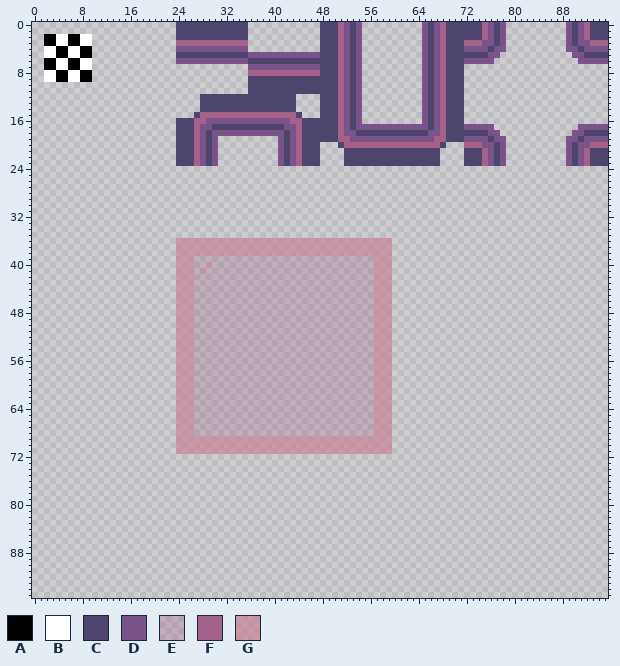
Sprite sheet: TowerOfDreams/tilesets/tFloor2BG/output_tileset.png. Above: the version before the commit.
The file is 96x96 pixels.
Palette (. is transparent): A #000000  B #ffffff  C #4d456d  D #795389  E #a4628a4b  F #a4628a  G #c87d92a5
Pixels before, first column x 2:
 0 ......................CCCCCCCCCCCC............CCCFDCD..........DCDFCCCCCCFDCD..........DCDFCCC
 1 ......................CCCCCCCCCCCC............CCCFDCD..........DCDFCCCCCCFDCD..........DCDFCCC
 2 AABBAABB..............CCCCCCCCCCCC............CCCFDCD..........DCDFCCCCCCFDCD..........DCDFCCC
 3 AABBAABB..............FFFFFFFFFFFF............CCCFDCD..........DCDFCCCFFFDDCD..........DCDDFFF
 4 BBAABBAA..............DDDDDDDDDDDD............CCCFDCD..........DCDFCCCDDDDCDD..........DDCDDDD
 5 BBAABBAA..............CCCCCCCCCCCCDDDDDDDDDDDDCCCFDCD..........DCDFCCCCCCCDD............DDCCCC
 6 AABBAABB..............DDDDDDDDDDDDCCCCCCCCCCCCCCCFDCD..........DCDFCCCDDDDD..............DDDDD
 7 AABBAABB..........................DDDDDDDDDDDDCCCFDCD..........DCDFCCC........................
 8 BBAABBAA..........................FFFFFFFFFFFFCCCFDCD..........DCDFCCC........................
 9 BBAABBAA..........................CCCCCCCCCCCCCCCFDCD..........DCDFCCC........................
10 ..................................CCCCCCCCCCCCCCCFDCD..........DCDFCCC........................
11 ..................................CCCCCCCCCCCCCCCFDCD..........DCDFCCC........................
12 ..........................CCCCCCCCCCCCCCCC....CCCFDCD..........DCDFCCC........................
13 ..........................CCCCCCCCCCCCCCCC....CCCFDCD..........DCDFCCC........................
14 ..........................CCCCCCCCCCCCCCCC....CCCFDCD..........DCDFCCC........................
15 .........................CFFFFFFFFFFFFFFFFC...CCCFDCD..........DCDFCCC........................
16 ......................CCCFFDDDDDDDDDDDDDDFFCCCCCCFDCD..........DCDFCCC........................
17 ......................CCCFDDCCCCCCCCCCCCDDFCCCCCCFDCDDDDDDDDDDDDCDFCCCDDDDD..............DDDDD
18 ......................CCCFDCDDDDDDDDDDDDCDFCCCCCCFDDCCCCCCCCCCCCDDFCCCCCCCDD............DDCCCC
19 ......................CCCFDCD..........DCDFCCCCCCFFDDDDDDDDDDDDDDFFCCCDDDDCDD..........DDCDDDD
20 ......................CCCFDCD..........DCDFCCC...CFFFFFFFFFFFFFFFFC...FFFDDCD..........DCDDFFF
21 ......................CCCFDCD..........DCDFCCC....CCCCCCCCCCCCCCCC....CCCFDCD..........DCDFCCC
22 ......................CCCFDCD..........DCDFCCC....CCCCCCCCCCCCCCCC....CCCFDCD..........DCDFCCC
23 ......................CCCFDCD..........DCDFCCC....CCCCCCCCCCCCCCCC....CCCFDCD..........DCDFCCC
24 ..............................................................................................
25 ..............................................................................................
26 ..............................................................................................
27 ..............................................................................................
28 ..............................................................................................
29 ..............................................................................................
30 ..............................................................................................
31 ..............................................................................................
32 ..............................................................................................
33 ..............................................................................................
34 ..............................................................................................
35 ..............................................................................................
36 ......................GGGGGGGGGGGGGGGGGGGGGGGGGGGGGGGGGGGG....................................
37 ......................GGGGGGGGGGGGGGGGGGGGGGGGGGGGGGGGGGGG....................................
38 ......................GGGGGGGGGGGGGGGGGGGGGGGGGGGGGGGGGGGG....................................
39 ......................GGGEEEEEEEEEEEEEEEEEEEEEEEEEEEEEEGGG....................................
40 ......................GGGEEGEEEEEEEEEEEEEEEEEEEEEEEEEEEGGG....................................
41 ......................GGGEGEEEEEEEEEEEEEEEEEEEEEEEEEEEEGGG....................................
42 ......................GGGEEEEEEEEEEEEEEEEEEEEEEEEEEEEEEGGG....................................
43 ......................GGGEEEEEEEEEEEEEEEEEEEEEEEEEEEEEEGGG....................................
44 ......................GGGEEEEEEEEEEEEEEEEEEEEEEEEEEEEEEGGG....................................
45 ......................GGGEEEEEEEEEEEEEEEEEEEEEEEEEEEEEEGGG....................................
46 ......................GGGEEEEEEEEEEEEEEEEEEEEEEEEEEEEEEGGG....................................
47 ......................GGGEEEEEEEEEEEEEEEEEEEEEEEEEEEEEEGGG....................................
48 ......................GGGEEEEEEEEEEEEEEEEEEEEEEEEEEEEEEGGG....................................
49 ......................GGGEEEEEEEEEEEEEEEEEEEEEEEEEEEEEEGGG....................................
50 ......................GGGEEEEEEEEEEEEEEEEEEEEEEEEEEEEEEGGG....................................
51 ......................GGGEEEEEEEEEEEEEEEEEEEEEEEEEEEEEEGGG....................................
52 ......................GGGEEEEEEEEEEEEEEEEEEEEEEEEEEEEEEGGG....................................
53 ......................GGGEEEEEEEEEEEEEEEEEEEEEEEEEEEEEEGGG....................................
54 ......................GGGEEEEEEEEEEEEEEEEEEEEEEEEEEEEEEGGG....................................
55 ......................GGGEEEEEEEEEEEEEEEEEEEEEEEEEEEEEEGGG....................................
56 ......................GGGEEEEEEEEEEEEEEEEEEEEEEEEEEEEEEGGG....................................
57 ......................GGGEEEEEEEEEEEEEEEEEEEEEEEEEEEEEEGGG....................................
58 ......................GGGEEEEEEEEEEEEEEEEEEEEEEEEEEEEEEGGG....................................
59 ......................GGGEEEEEEEEEEEEEEEEEEEEEEEEEEEEEEGGG....................................
60 ......................GGGEEEEEEEEEEEEEEEEEEEEEEEEEEEEEEGGG....................................
61 ......................GGGEEEEEEEEEEEEEEEEEEEEEEEEEEEEEEGGG....................................
62 ......................GGGEEEEEEEEEEEEEEEEEEEEEEEEEEEEEEGGG....................................
63 ......................GGGEEEEEEEEEEEEEEEEEEEEEEEEEEEEEEGGG....................................
64 ......................GGGEEEEEEEEEEEEEEEEEEEEEEEEEEEEEEGGG....................................
65 ......................GGGEEEEEEEEEEEEEEEEEEEEEEEEEEEEEEGGG....................................
66 ......................GGGEEEEEEEEEEEEEEEEEEEEEEEEEEEEEEGGG....................................
67 ......................GGGEEEEEEEEEEEEEEEEEEEEEEEEEEEEEEGGG....................................
68 ......................GGGEEEEEEEEEEEEEEEEEEEEEEEEEEEEEEGGG....................................
69 ......................GGGGGGGGGGGGGGGGGGGGGGGGGGGGGGGGGGGG....................................
70 ......................GGGGGGGGGGGGGGGGGGGGGGGGGGGGGGGGGGGG....................................
71 ......................GGGGGGGGGGGGGGGGGGGGGGGGGGGGGGGGGGGG....................................
Now the later version:
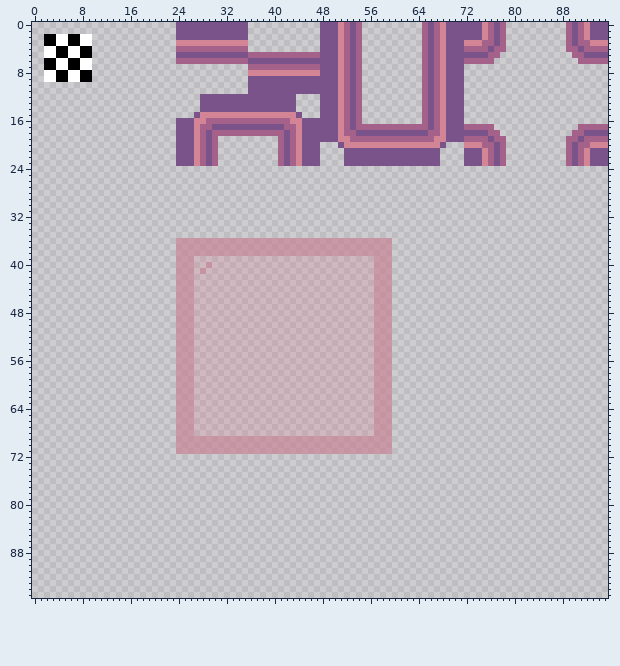
Changes in this commit:
colour C: #4d456d -> #795389
colour D: #795389 -> #a4628a
colour E: #a4628a4b -> #d385954b
colour F: #a4628a -> #d38595
